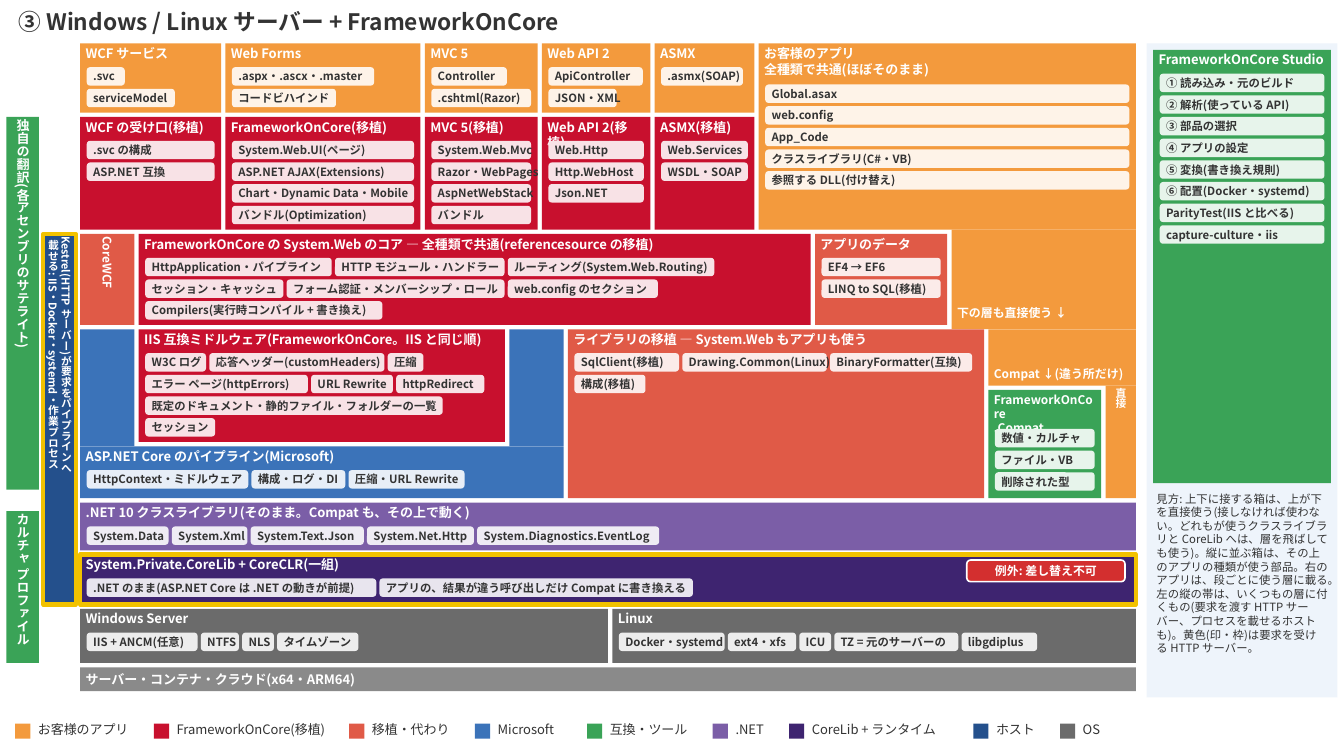
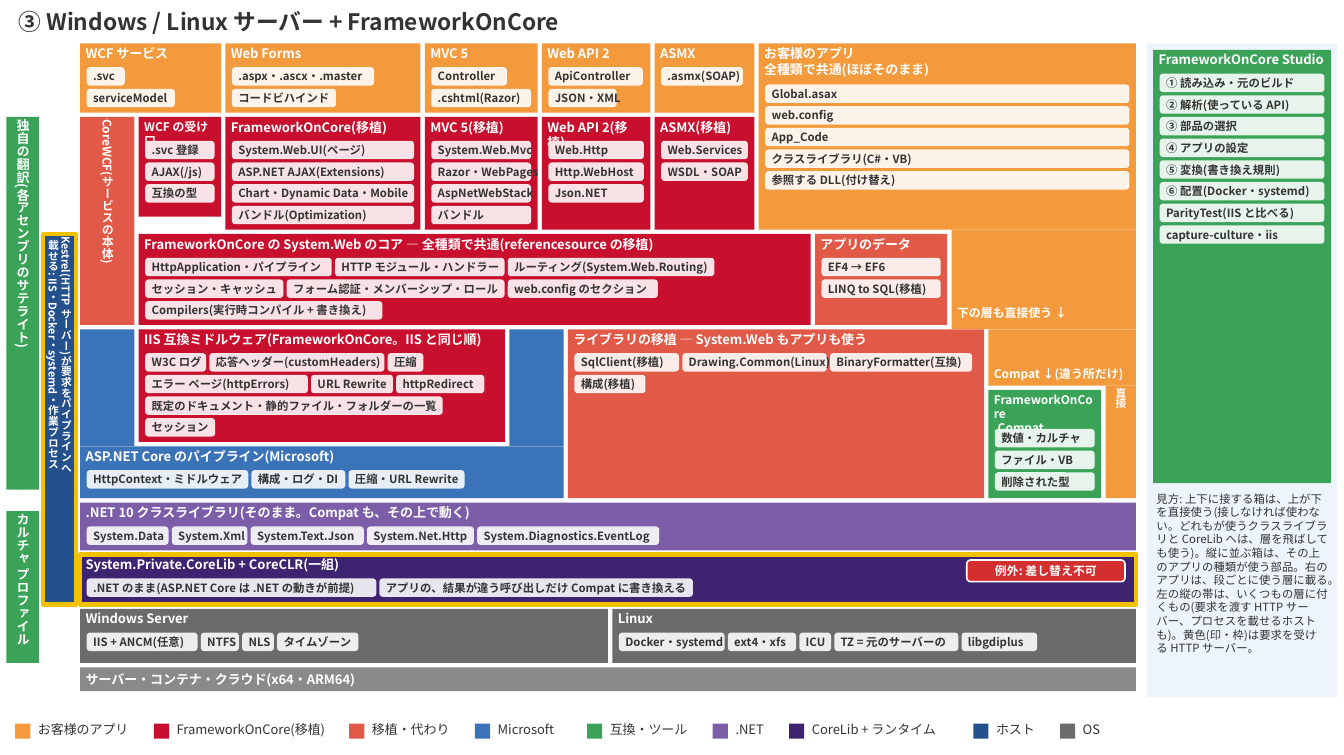
Before and after one commit to Shkosugi-Lab/FrameworkOnCore, a slide deck: slide 3 of docs/architecture/architecture.pptx. Drawn at 1344x755 pixels with LibreOffice and Linux fonts; fonts in the diff are those of the drawing. Boxes give left, top, right and bottom in pixels: in the first picture for what was removed or moved away, otherwise in the second. Text is boxed around its words. In the diff, an @@ line names an element or a change of style, - is before the commit and + after.

```diff
--- a/docs/architecture/architecture.pptx
+++ b/docs/architecture/architecture.pptx
@@ rectangle added at <box>81,117,135,325</box>, fill #E05A47, 8.5 pt, text #FFFFFF, bold @@
+CoreWCF(サービスの本体)
@@ rectangle "WCF の受け口": place and size @@
-rectangle "WCF の受け口" at <box>81,117,222,230</box>
+rectangle "WCF の受け口" at <box>139,117,222,217</box>
@@ rounded rectangle removed at <box>87,141,215,159</box> @@
-.svc の構成
@@ text in rectangle at <box>144,121,209,149</box>: text changed; size 9.3 to 8.5 pt @@
-WCF の受け口(移植)
+WCF の受け口
@@ rounded rectangle added at <box>145,141,215,159</box>, fill #F8E2E6, 8.1 pt, text #333333, bold @@
+.svc 登録
@@ rounded rectangle added at <box>145,162,215,180</box>, fill #F8E2E6, 8.1 pt, text #333333, bold @@
+AJAX(/js)
@@ rounded rectangle "互換の型": place and size @@
-rounded rectangle "互換の型" at <box>87,162,215,180</box>
+rounded rectangle "互換の型" at <box>145,184,215,203</box>
@@ text in rounded rectangle at <box>152,187,198,198</box>: text changed @@
-ASP.NET 互換
+互換の型
@@ rectangle removed at <box>81,234,135,324</box> @@
-CoreWCF
```
Also in this commit, not shown: 2 other files.
